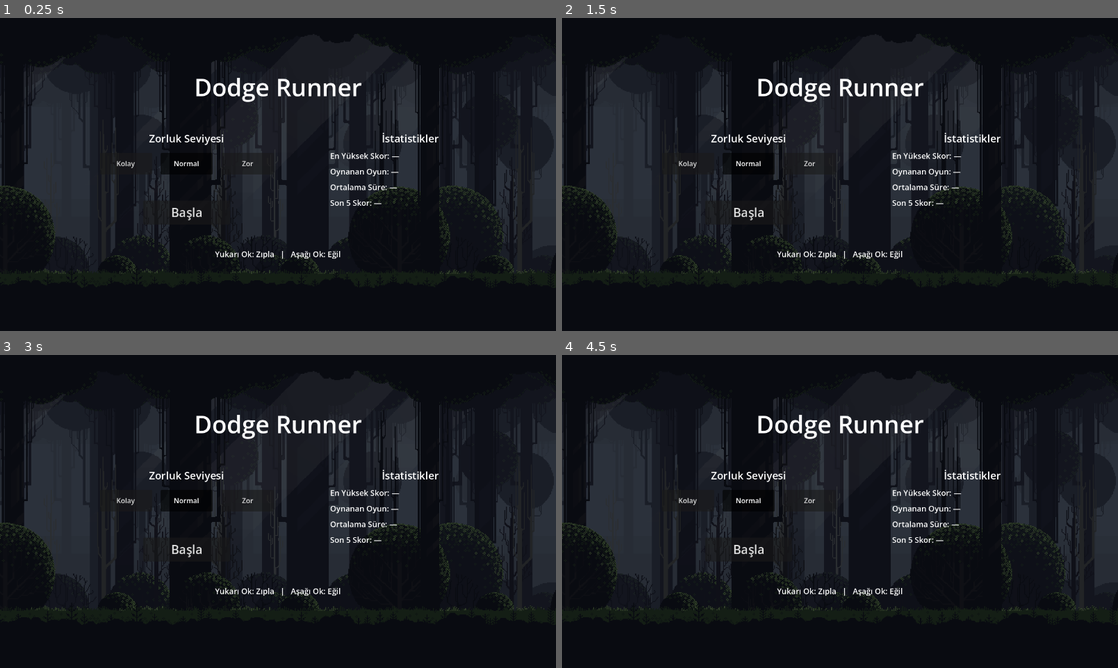
Above: before the commit, frames 1-4 (two rows, left to right).
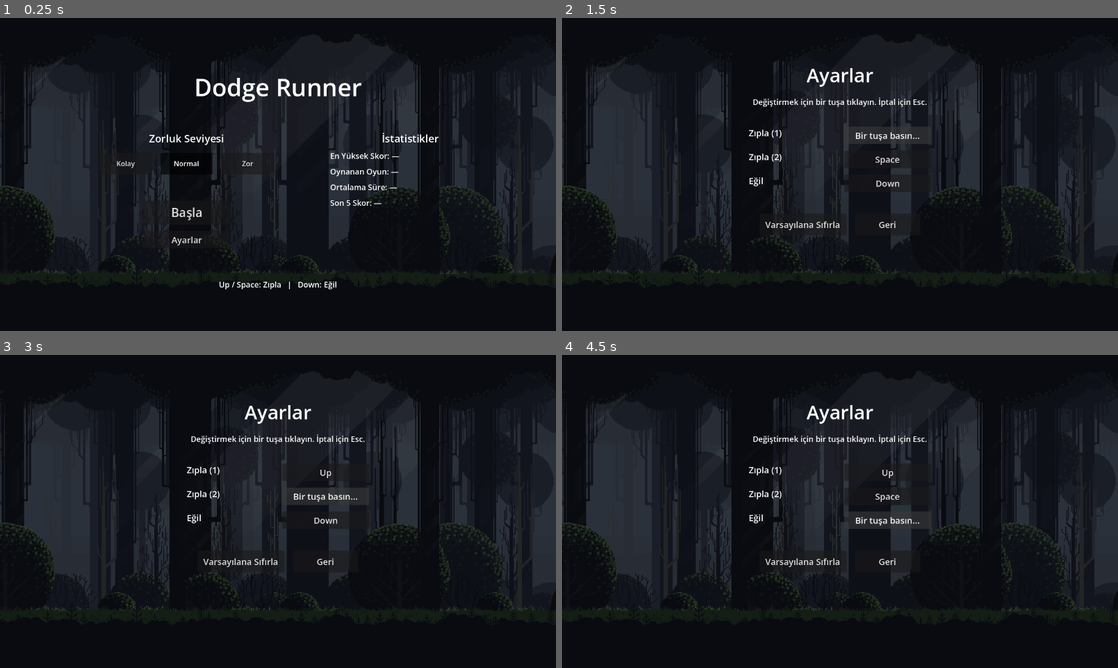
Above: after the commit, the same moments.

Repository: eorhan23/Dodge-Runner
Game: Godot game, scene res://scenes/MainMenu.tscn
The game is run twice, just before and just after one commit, with the same random seed, the same clock (stepped at 60 frames per second) and the same inputs. Sound files missing from this copy of the repository are replaced by a short silence.
Inputs (mouse positions are in pixels of both pictures, inside the frame that each line leads up to):
- Up to frame 1 (0.25 s): no input
- Up to frame 2 (1.5 s): click (751, 240) at 0.5 s, where only the run after the commit has a clickable "Ayarlar"; click (890, 136) at 1.25 s, where only the run after the commit has a clickable "Up"
- Up to frame 3 (3 s): click (328, 473) at 2 s, where only the run after the commit has a clickable "Bir tuşa basın..."; click (328, 495) at 2.75 s, where only the run after the commit has a clickable "Space"
- Up to frame 4 (4.5 s): click (890, 495) at 3.5 s, where only the run after the commit has a clickable "Bir tuşa basın..."; click (890, 520) at 4.25 s, where only the run after the commit has a clickable "Down"

The runs differ from the first frame. In frame 1, 0.5% of the frame differs, in the area x 30-62%, y 69-87%; in frame 2, 3.1%; in frame 3, 3.3%; in frame 4, 3.3%, in the area x 21-79%, y 16-78%.

Commit message:
Faz 10 tamamlandı

Diff:
--- a/src/project.godot
+++ b/src/project.godot
@@ -20,11 +20,26 @@
 SpawnManager="*res://scripts/SpawnManager.gd"
 AudioManager="*res://scripts/AudioManager.gd"
 StatsManager="*res://scripts/StatsManager.gd"
+SettingsManager="*res://scripts/SettingsManager.gd"
 
 [display]
 
 window/size/viewport_width=1280
 window/size/viewport_height=720
+
+[input]
+
+jump={
+"deadzone": 0.2,
+"events": [Object(InputEventKey,"resource_local_to_scene":false,"resource_name":"","device":-1,"window_id":0,"alt_pressed":false,"shift_pressed":false,"ctrl_pressed":false,"meta_pressed":false,"pressed":false,"keycode":4194320,"physical_keycode":0,"key_label":0,"unicode":0,"location":0,"echo":false,"script":null)
+, Object(InputEventKey,"resource_local_to_scene":false,"resource_name":"","device":-1,"window_id":0,"alt_pressed":false,"shift_pressed":false,"ctrl_pressed":false,"meta_pressed":false,"pressed":false,"keycode":32,"physical_keycode":0,"key_label":0,"unicode":0,"location":0,"echo":false,"script":null)
+]
+}
+duck={
+"deadzone": 0.2,
+"events": [Object(InputEventKey,"resource_local_to_scene":false,"resource_name":"","device":-1,"window_id":0,"alt_pressed":false,"shift_pressed":false,"ctrl_pressed":false,"meta_pressed":false,"pressed":false,"keycode":4194322,"physical_keycode":0,"key_label":0,"unicode":0,"location":0,"echo":false,"script":null)
+]
+}
 
 [dotnet]
 
--- a/src/scenes/MainMenu.tscn
+++ b/src/scenes/MainMenu.tscn
@@ -73,6 +73,14 @@
 theme_override_font_sizes/font_size = 28
 text = "Başla"
 
+[node name="SettingsButton" type="Button" parent="."]
+offset_left = 330.0
+offset_top = 490.0
+offset_right = 530.0
+offset_bottom = 530.0
+theme_override_font_sizes/font_size = 20
+text = "Ayarlar"
+
 [node name="StatsPanel" type="VBoxContainer" parent="."]
 offset_left = 760.0
 offset_top = 260.0
@@ -104,9 +112,9 @@
 
 [node name="ControlsLabel" type="Label" parent="."]
 offset_left = 340.0
-offset_top = 530.0
+offset_top = 600.0
 offset_right = 940.0
-offset_bottom = 562.0
+offset_bottom = 632.0
 theme_override_font_sizes/font_size = 18
 horizontal_alignment = 1
 text = "Yukarı Ok: Zıpla   |   Aşağı Ok: Eğil"
--- /dev/null
+++ b/src/scenes/Settings.tscn
@@ -0,0 +1,63 @@
+[gd_scene load_steps=3 format=3]
+
+[ext_resource type="Script" path="res://scripts/Settings.gd" id="1"]
+[ext_resource type="Texture2D" path="res://assets/sprites/background.png" id="2"]
+
+[node name="Settings" type="Control"]
+anchor_right = 1.0
+anchor_bottom = 1.0
+script = ExtResource("1")
+
+[node name="Background" type="Sprite2D" parent="."]
+position = Vector2(640, -93)
+scale = Vector2(2.05, 2.05)
+texture = ExtResource("2")
+
+[node name="Overlay" type="ColorRect" parent="."]
+anchor_right = 1.0
+anchor_bottom = 1.0
+color = Color(0, 0, 0, 0.55)
+
+[node name="TitleLabel" type="Label" parent="."]
+offset_left = 340.0
+offset_top = 100.0
+offset_right = 940.0
+offset_bottom = 160.0
+theme_override_font_sizes/font_size = 44
+horizontal_alignment = 1
+text = "Ayarlar"
+
+[node name="HintLabel" type="Label" parent="."]
+offset_left = 340.0
+offset_top = 180.0
+offset_right = 940.0
+offset_bottom = 210.0
+theme_override_font_sizes/font_size = 18
+horizontal_alignment = 1
+text = "Değiştirmek için bir tuşa tıklayın. İptal için Esc."
+
+[node name="RowsContainer" type="VBoxContainer" parent="."]
+offset_left = 430.0
+offset_top = 250.0
+offset_right = 850.0
+offset_bottom = 400.0
+theme_override_constants/separation = 15
+alignment = 1
+
+[node name="BottomButtons" type="HBoxContainer" parent="."]
+offset_left = 430.0
+offset_top = 450.0
+offset_right = 850.0
+offset_bottom = 500.0
+theme_override_constants/separation = 20
+alignment = 1
+
+[node name="ResetButton" type="Button" parent="BottomButtons"]
+custom_minimum_size = Vector2(200, 50)
+theme_override_font_sizes/font_size = 20
+text = "Varsayılana Sıfırla"
+
+[node name="BackButton" type="Button" parent="BottomButtons"]
+custom_minimum_size = Vector2(150, 50)
+theme_override_font_sizes/font_size = 20
+text = "Geri"
--- a/src/scripts/ControlsHint.gd
+++ b/src/scripts/ControlsHint.gd
@@ -2,4 +2,5 @@
 
 
 func _ready() -> void:
+	text = SettingsManager.get_controls_hint()
 	get_tree().create_timer(4.0).timeout.connect(func() -> void: visible = false)
--- a/src/scripts/MainMenu.gd
+++ b/src/scripts/MainMenu.gd
@@ -4,6 +4,8 @@
 @onready var normal_button: Button = $DifficultyButtons/NormalButton
 @onready var hard_button: Button = $DifficultyButtons/HardButton
 @onready var start_button: Button = $StartButton
+@onready var settings_button: Button = $SettingsButton
+@onready var controls_label: Label = $ControlsLabel
 @onready var high_score_label: Label = $StatsPanel/HighScoreLabel
 @onready var games_played_label: Label = $StatsPanel/GamesPlayedLabel
 @onready var average_time_label: Label = $StatsPanel/AverageTimeLabel
@@ -15,6 +17,8 @@
 	normal_button.pressed.connect(_on_difficulty_selected.bind(GameManager.Difficulty.NORMAL))
 	hard_button.pressed.connect(_on_difficulty_selected.bind(GameManager.Difficulty.HARD))
 	start_button.pressed.connect(_on_start_pressed)
+	settings_button.pressed.connect(_on_settings_pressed)
+	controls_label.text = SettingsManager.get_controls_hint()
 	_sync_selection()
 
 
@@ -56,3 +60,8 @@
 func _on_start_pressed() -> void:
 	AudioManager.play_ui_start()
 	get_tree().change_scene_to_file("res://scenes/Main.tscn")
+
+
+func _on_settings_pressed() -> void:
+	AudioManager.play_ui_click()
+	get_tree().change_scene_to_file("res://scenes/Settings.tscn")
--- a/src/scripts/Player.gd
+++ b/src/scripts/Player.gd
@@ -36,12 +36,12 @@
 		_update_shape(RUN_HEIGHT)
 
 	if state != State.JUMPING:
-		if Input.is_action_just_pressed("ui_up"):
+		if Input.is_action_just_pressed("jump"):
 			state = State.JUMPING
 			velocity.y = JUMP_VELOCITY
 			AudioManager.play_jump()
 			_update_shape(RUN_HEIGHT)
-		elif Input.is_action_pressed("ui_down"):
+		elif Input.is_action_pressed("duck"):
 			if state != State.DUCKING:
 				state = State.DUCKING
 				_update_shape(DUCK_HEIGHT)
--- /dev/null
+++ b/src/scripts/Settings.gd
@@ -0,0 +1,86 @@
+extends Control
+
+@onready var rows_container: VBoxContainer = $RowsContainer
+@onready var reset_button: Button = $BottomButtons/ResetButton
+@onready var back_button: Button = $BottomButtons/BackButton
+
+# Tuş bekleme modundayken hangi yuvanın atandığı; boşsa bekleme yok.
+var _awaiting_entry = null
+var _awaiting_button: Button = null
+
+
+func _ready() -> void:
+	reset_button.pressed.connect(_on_reset_pressed)
+	back_button.pressed.connect(_on_back_pressed)
+	_build_rows()
+
+
+func _build_rows() -> void:
+	for entry in SettingsManager.SLOTS:
+		var row := HBoxContainer.new()
+		row.add_theme_constant_override("separation", 20)
+
+		var label := Label.new()
+		label.text = entry["label"]
+		label.custom_minimum_size = Vector2(200, 40)
+		label.add_theme_font_size_override("font_size", 20)
+		row.add_child(label)
+
+		var button := Button.new()
+		button.custom_minimum_size = Vector2(200, 40)
+		button.add_theme_font_size_override("font_size", 20)
+		button.pressed.connect(_on_bind_pressed.bind(entry, button))
+		row.add_child(button)
+
+		rows_container.add_child(row)
+
+	_refresh_labels()
+
+
+func _refresh_labels() -> void:
+	var index := 0
+	for entry in SettingsManager.SLOTS:
+		var row := rows_container.get_child(index) as HBoxContainer
+		var button := row.get_child(1) as Button
+		button.text = SettingsManager.get_binding_text(entry["action"], entry["slot"])
+		index += 1
+
+
+func _on_bind_pressed(entry, button: Button) -> void:
+	AudioManager.play_ui_click()
+	# Önceki bekleyen yuvanın "Bir tuşa basın..." yazısını geri al; aynı anda
+	# yalnızca bir yuva bekliyor olmalı.
+	_refresh_labels()
+	_awaiting_entry = entry
+	_awaiting_button = button
+	button.text = "Bir tuşa basın..."
+
+
+func _input(event: InputEvent) -> void:
+	if _awaiting_entry == null:
+		return
+
+	var key_event := event as InputEventKey
+	if key_event == null or not key_event.pressed or key_event.echo:
+		return
+
+	# Bu girdinin oyun aksiyonlarını tetiklemesini engelle.
+	get_viewport().set_input_as_handled()
+
+	if key_event.keycode != KEY_ESCAPE:
+		SettingsManager.set_binding(_awaiting_entry["action"], _awaiting_entry["slot"], key_event.keycode)
+
+	_awaiting_entry = null
+	_awaiting_button = null
+	_refresh_labels()
+
+
+func _on_reset_pressed() -> void:
+	AudioManager.play_ui_click()
+	SettingsManager.reset_to_defaults()
+	_refresh_labels()
+
+
+func _on_back_pressed() -> void:
+	AudioManager.play_ui_click()
+	get_tree().change_scene_to_file("res://scenes/MainMenu.tscn")
--- /dev/null
+++ b/src/scripts/SettingsManager.gd
@@ -0,0 +1,123 @@
+extends Node
+
+const SAVE_PATH := "user://settings.cfg"
+const SECTION := "input"
+
+# Ayarlar ekranında gösterilecek atanabilir yuvalar.
+# "jump" iki yuvalıdır: varsayılan olarak Yukarı Ok ve Boşluk.
+const SLOTS := [
+	{"action": "jump", "slot": 0, "label": "Zıpla (1)"},
+	{"action": "jump", "slot": 1, "label": "Zıpla (2)"},
+	{"action": "duck", "slot": 0, "label": "Eğil"},
+]
+
+var _config := ConfigFile.new()
+# Yuva -> keycode eşlemesi. InputMap'in olay dizisi boşluk kabul etmediği için
+# (bir olay silinince sonrakiler kayar) yuva indekslerini burada tutuyoruz.
+var _slots := {}
+# project.godot'taki varsayılan keycode'lar; "Varsayılana Sıfırla" için saklanır.
+var _defaults := {}
+
+
+func _ready() -> void:
+	_capture_defaults()
+	_config.load(SAVE_PATH)
+	_load_saved_bindings()
+	_rebuild_input_map()
+
+
+func _capture_defaults() -> void:
+	# Kayıtlı ayarlar uygulanmadan ÖNCE çağrılmalı, aksi halde varsayılanlar kaybolur.
+	for entry in SLOTS:
+		var action: String = entry["action"]
+		var slot: int = entry["slot"]
+		var events := InputMap.action_get_events(action)
+		var keycode := -1
+		if slot < events.size():
+			var event := events[slot] as InputEventKey
+			if event != null:
+				keycode = event.keycode
+		_defaults[_key_for(action, slot)] = keycode
+		_slots[_key_for(action, slot)] = keycode
+
+
+func _load_saved_bindings() -> void:
+	for entry in SLOTS:
+		var key := _key_for(entry["action"], entry["slot"])
+		var saved: int = _config.get_value(SECTION, key, -2)
+		# -2 = kayıt yok (varsayılan korunur), -1 = bilerek boşaltılmış yuva.
+		if saved != -2:
+			_slots[key] = saved
+
+
+func get_binding_text(action: String, slot: int) -> String:
+	var keycode := get_keycode(action, slot)
+	if keycode == -1:
+		return "—"
+	return OS.get_keycode_string(keycode)
+
+
+func get_keycode(action: String, slot: int) -> int:
+	return _slots.get(_key_for(action, slot), -1)
+
+
+func get_controls_hint() -> String:
+	# Kontrol ipuçları sabit metin olamaz; oyuncunun atadığı güncel tuşları gösterir.
+	var jump_keys := PackedStringArray()
+	for slot in [0, 1]:
+		var keycode := get_keycode("jump", slot)
+		if keycode != -1:
+			jump_keys.append(OS.get_keycode_string(keycode))
+
+	var jump_text := " / ".join(jump_keys) if jump_keys.size() > 0 else "—"
+	return "%s: Zıpla   |   %s: Eğil" % [jump_text, get_binding_text("duck", 0)]
+
+
+func set_binding(action: String, slot: int, keycode: int) -> void:
+	# Aynı tuş başka bir yuvada kullanılıyorsa oradan kaldır; iki eylem aynı
+	# tuşta kalırsa oyuncu ikisini birden tetikler.
+	for entry in SLOTS:
+		var other_key := _key_for(entry["action"], entry["slot"])
+		if other_key == _key_for(action, slot):
+			continue
+		if _slots.get(other_key, -1) == keycode:
+			_slots[other_key] = -1
+			_config.set_value(SECTION, other_key, -1)
+
+	_slots[_key_for(action, slot)] = keycode
+	_config.set_value(SECTION, _key_for(action, slot), keycode)
+	_config.save(SAVE_PATH)
+	_rebuild_input_map()
+
+
+func reset_to_defaults() -> void:
+	for key in _defaults:
+		_slots[key] = _defaults[key]
+
+	# Kayıtlı ayarları da temizle ki bir sonraki açılışta geri gelmesinler.
+	if _config.has_section(SECTION):
+		_config.erase_section(SECTION)
+	_config.save(SAVE_PATH)
+	_rebuild_input_map()
+
+
+func _rebuild_input_map() -> void:
+	# Her aksiyonun olaylarını yuva sözlüğünden yeniden kur; boş yuvalar atlanır.
+	var actions := {}
+	for entry in SLOTS:
+		actions[entry["action"]] = true
+
+	for action in actions:
+		InputMap.action_erase_events(action)
+
+	for entry in SLOTS:
+		var keycode: int = _slots.get(_key_for(entry["action"], entry["slot"]), -1)
+		if keycode == -1:
+			continue
+		var event := InputEventKey.new()
+		event.keycode = keycode as Key
+		InputMap.action_add_event(entry["action"], event)
+
+
+func _key_for(action: String, slot: int) -> String:
+	return "%s_%d" % [action, slot]
Not shown: 1 places in src/scenes/Main.tscn that only renumber resources
Not shown, added: src/scripts/Settings.gd.uid
Not shown, added: src/scripts/SettingsManager.gd.uid
Not shown, changed: CLAUDE.md
Not shown, changed: docs/Architecture.md
Not shown, changed: tasks/Tasks.md
